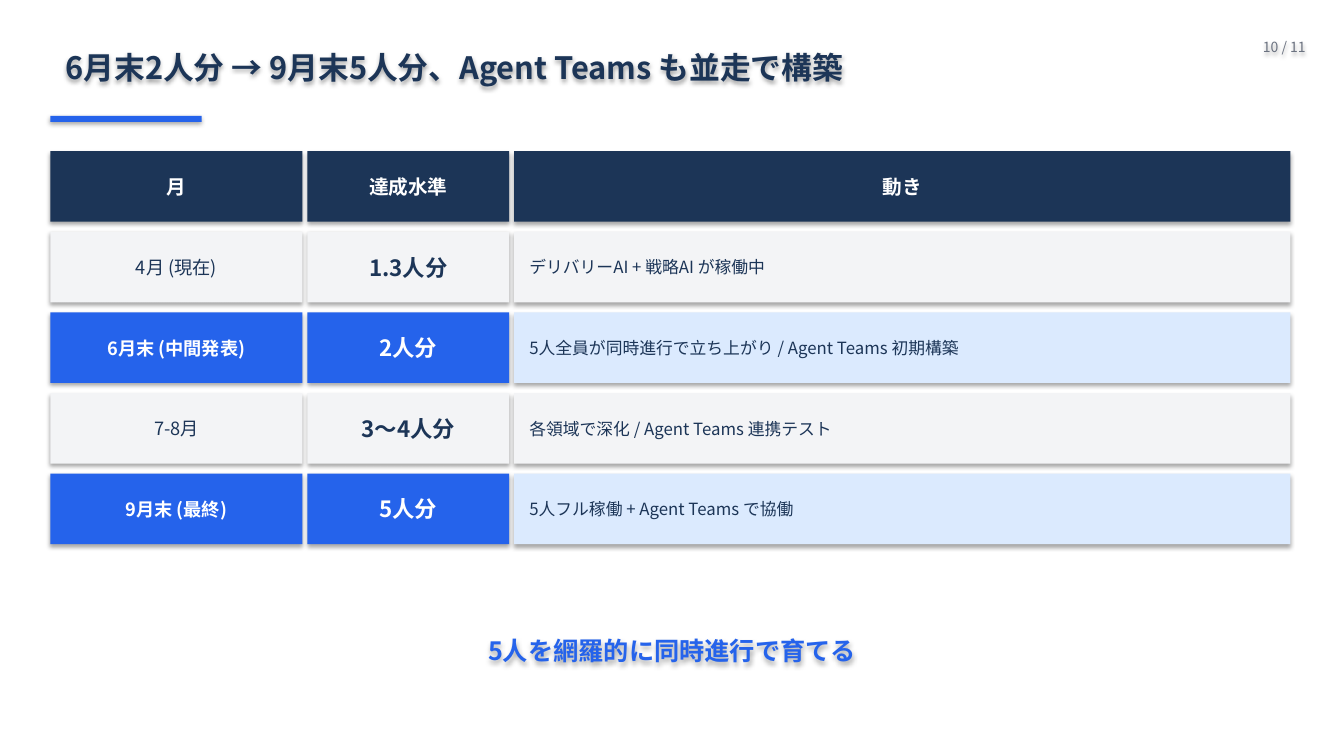
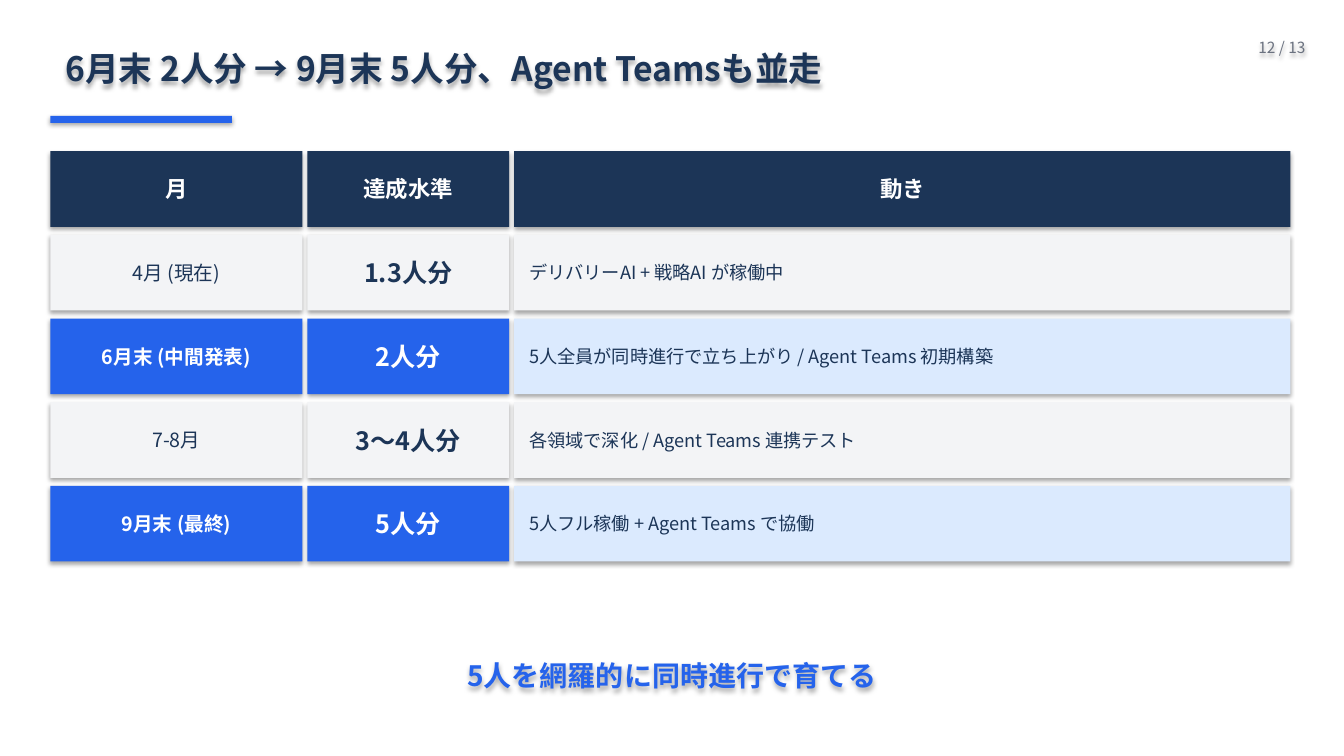
Before and after one commit to Ryunosuke-Okawa/Ryunosuke-n1, a slide deck: slide 12 of strategy/AI社員5人_発表_20260426.pptx (slide 10 before the commit). Drawn at 1344x756 pixels with LibreOffice and Linux fonts; fonts in the diff are those of the drawing. Boxes give left, top, right and bottom in pixels: in the first picture for what was removed or moved away, otherwise in the second. Text is boxed around its words. In the diff, an @@ line names an element or a change of style, - is before the commit and + after.

```diff
--- a/strategy/AI社員5人_発表_20260426.pptx
+++ b/strategy/AI社員5人_発表_20260426.pptx
@@ text at (x1=65, y1=52, x2=822, y2=91): text changed; size 22 to 24 pt @@
-6月末2人分 → 9月末5人分、Agent Teams も並走で構築
+6月末 2人分 → 9月末 5人分、Agent Teamsも並走
@@ text at (x1=1258, y1=41, x2=1305, y2=53): text changed; size 10 to 11 pt @@
-10 / 11
+12 / 13
@@ rectangle resized from (x1=50, y1=116, x2=202, y2=122) to (x1=50, y1=116, x2=232, y2=123) @@
@@ rectangle "月" resized from (x1=50, y1=151, x2=302, y2=222) to (x1=50, y1=151, x2=302, y2=227) @@
@@ size 14 to 16 pt in 3 elements at (x1=514, y1=151, x2=1291, y2=227), (x1=50, y1=151, x2=302, y2=227), (x1=308, y1=151, x2=509, y2=227) @@
@@ rectangle "達成水準" resized from (x1=308, y1=151, x2=509, y2=222) to (x1=308, y1=151, x2=509, y2=227) @@
@@ rectangle "動き" resized from (x1=514, y1=151, x2=1291, y2=222) to (x1=514, y1=151, x2=1291, y2=227) @@
@@ rectangle "4月 (現在)" resized from (x1=50, y1=232, x2=302, y2=302) to (x1=50, y1=235, x2=302, y2=311) @@
@@ rectangle "1.3人分" resized from (x1=308, y1=232, x2=509, y2=302) to (x1=308, y1=235, x2=509, y2=311) @@
@@ rectangle "デリバリーAI + 戦略AI が稼働中" resized from (x1=514, y1=232, x2=1291, y2=302) to (x1=514, y1=235, x2=1291, y2=311) @@
@@ rectangle "6月末 (中間発表)" resized from (x1=50, y1=313, x2=302, y2=383) to (x1=50, y1=319, x2=302, y2=394) @@
@@ rectangle "2人分" resized from (x1=308, y1=313, x2=509, y2=383) to (x1=308, y1=319, x2=509, y2=394) @@
@@ rectangle "5人全員が同時進行で立ち上がり / Agent Teams 初期構築" resized from (x1=514, y1=313, x2=1291, y2=383) to (x1=514, y1=319, x2=1291, y2=394) @@
@@ rectangle "7-8月" resized from (x1=50, y1=393, x2=302, y2=464) to (x1=50, y1=402, x2=302, y2=478) @@
@@ rectangle "3〜4人分" resized from (x1=308, y1=393, x2=509, y2=464) to (x1=308, y1=402, x2=509, y2=478) @@
@@ rectangle "各領域で深化 / Agent Teams 連携テスト" resized from (x1=514, y1=393, x2=1291, y2=464) to (x1=514, y1=402, x2=1291, y2=478) @@
@@ size 13 to 14 pt in 4 elements at (x1=50, y1=235, x2=302, y2=311), (x1=50, y1=319, x2=302, y2=394), (x1=50, y1=402, x2=302, y2=478), (x1=50, y1=486, x2=302, y2=562) @@
@@ rectangle "9月末 (最終)" resized from (x1=50, y1=474, x2=302, y2=544) to (x1=50, y1=486, x2=302, y2=562) @@
@@ size 16 to 18 pt in 4 elements at (x1=308, y1=235, x2=509, y2=311), (x1=308, y1=319, x2=509, y2=394), (x1=308, y1=402, x2=509, y2=478), (x1=308, y1=486, x2=509, y2=562) @@
@@ rectangle "5人分" resized from (x1=308, y1=474, x2=509, y2=544) to (x1=308, y1=486, x2=509, y2=562) @@
@@ size 12 to 13 pt in 4 elements at (x1=514, y1=235, x2=1291, y2=311), (x1=514, y1=319, x2=1291, y2=394), (x1=514, y1=402, x2=1291, y2=478), (x1=514, y1=486, x2=1291, y2=562) @@
@@ rectangle "5人フル稼働 + Agent Teams で協働" resized from (x1=514, y1=474, x2=1291, y2=544) to (x1=514, y1=486, x2=1291, y2=562) @@
@@ text "5人を網羅的に同時進行で育てる" moved from (x1=488, y1=638, x2=856, y2=663) to (x1=467, y1=662, x2=876, y2=690) @@
@@ text "5人を網羅的に同時進行で育てる" at (x1=467, y1=662, x2=876, y2=690): size 18 to 20 pt @@
```
Also in this commit, not shown: 8 other slides changed, 4 slides added, 2 slides removed, 1 other file.
